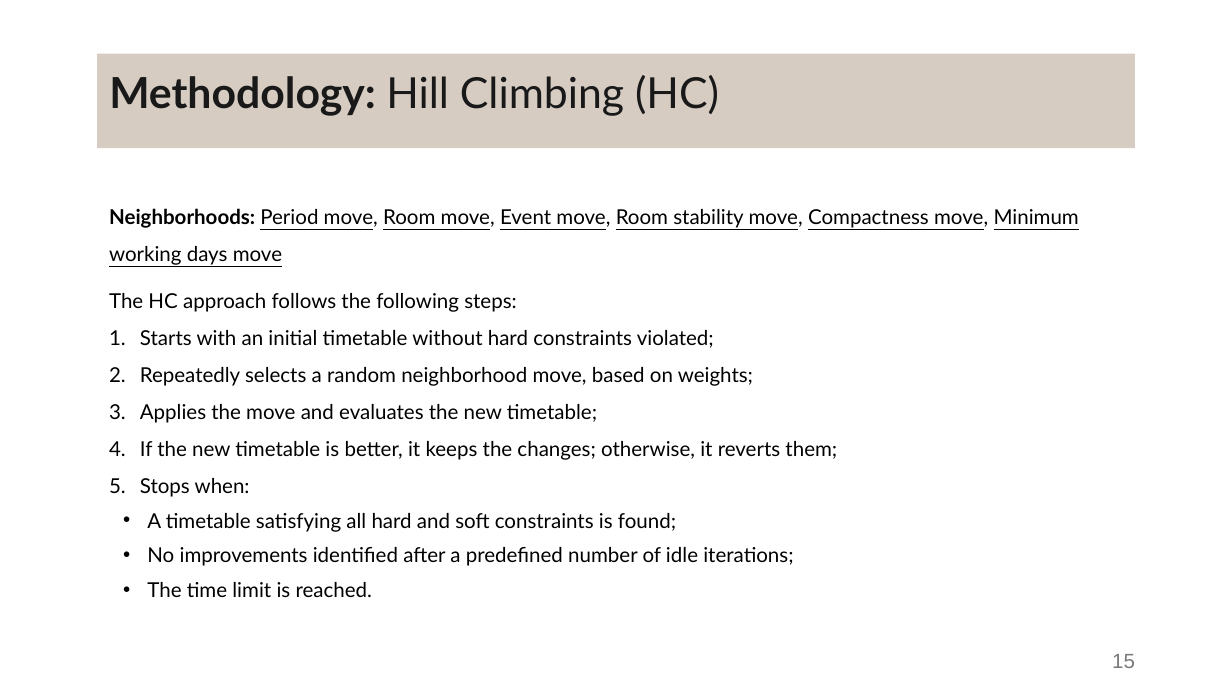
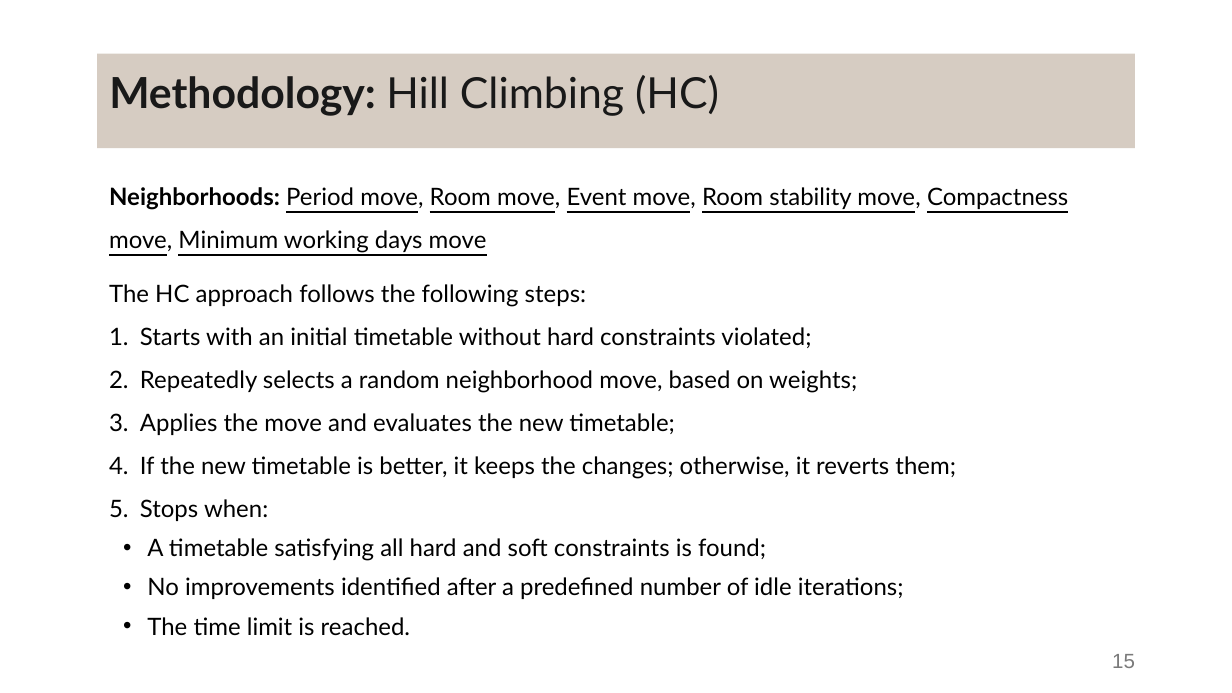
Before and after one commit to DanielaTomas/FCUP-SCHEDULE, a slide deck: slide 15 of Docs/Presentation.pptx. Drawn at 1232x693 pixels with LibreOffice and Linux fonts; fonts in the diff are those of the drawing. Boxes give left, top, right and bottom in pixels: in the first picture for what was removed or moved away, otherwise in the second. Text is boxed around its words. In the diff, an @@ line names an element or a change of style, - is before the commit and + after.

```diff
--- a/Docs/Presentation.pptx
+++ b/Docs/Presentation.pptx
@@ text "Neighborhoods: Period move, Room move, ...": place and size @@
-text "Neighborhoods: Period move, Room move, ..." at box(109, 208, 1079, 597)
+text "Neighborhoods: Period move, Room move, ..." at box(109, 187, 1068, 635)
@@ text "Neighborhoods: Period move, Room move, ..." at box(109, 187, 1068, 635): size 12 to 14 pt @@
```
Also in this commit, not shown: 19 other slides changed.
